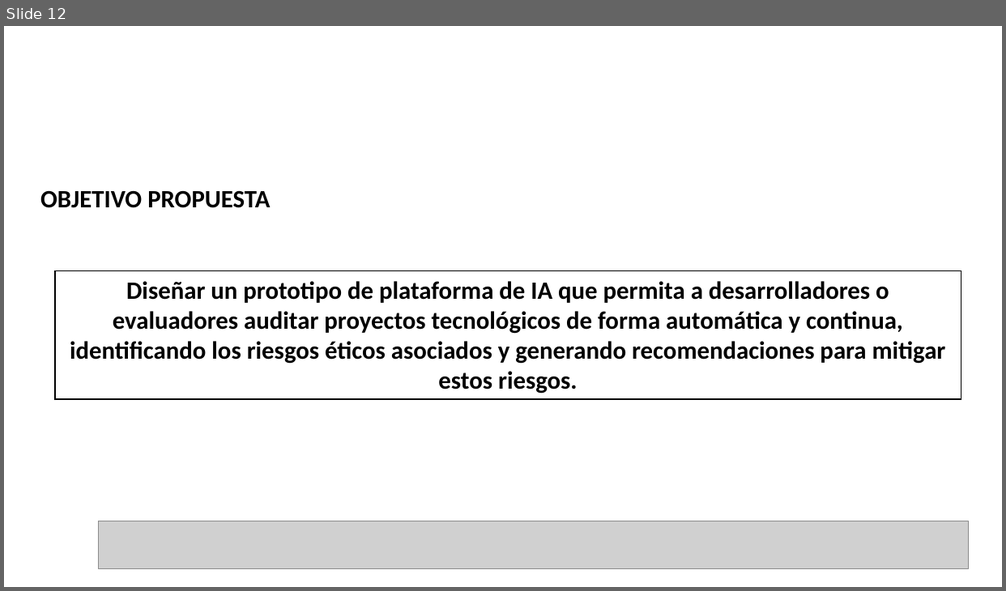
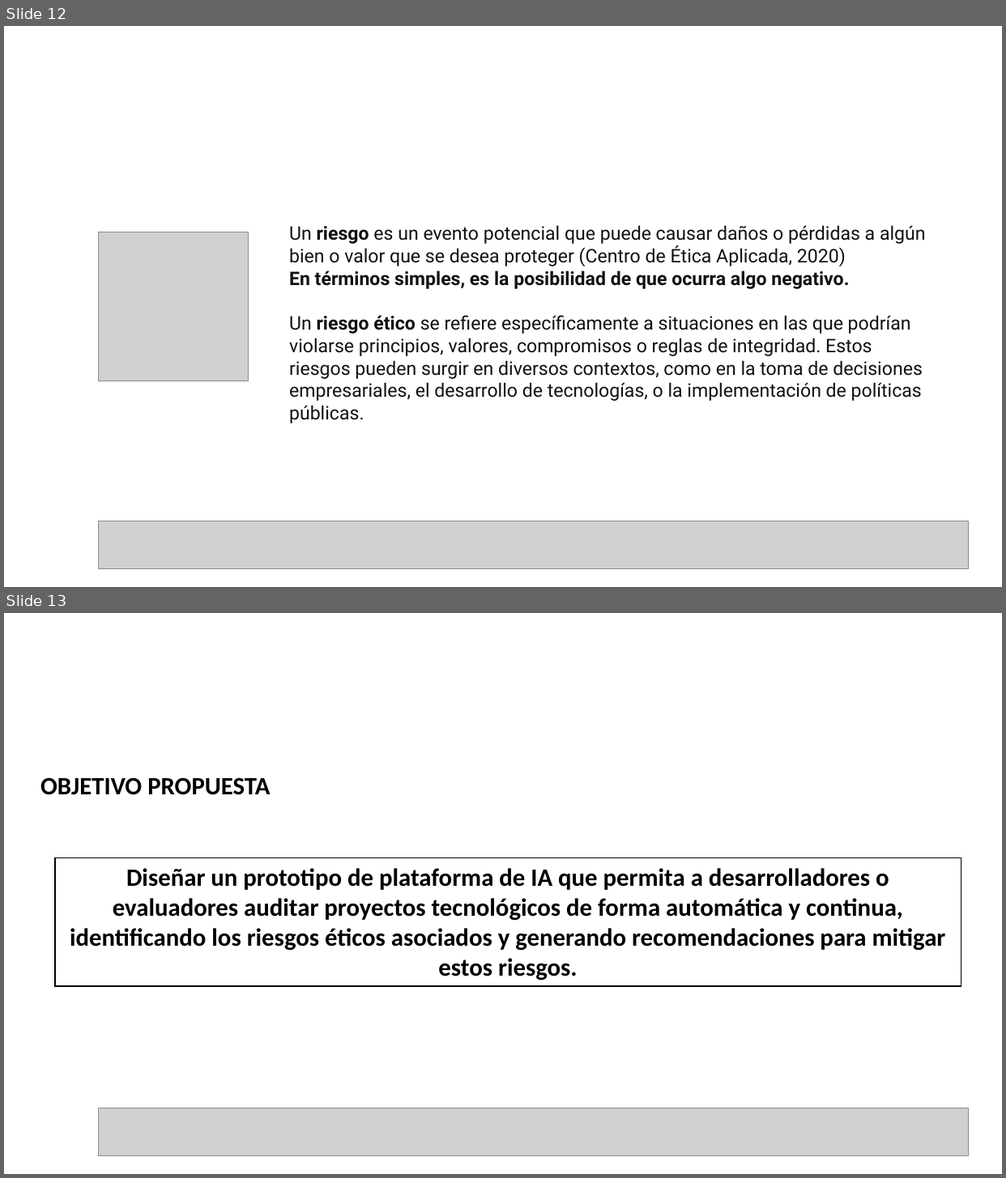
Before and after one commit to JCVLionHearth/datasciencecoursera, a slide deck: presentación simposio.pptx. Shown one above the other, each under a label of ours: slide 12 before the commit, slides 12 and 13 after it. The pictures are 1006x591 and 1006x1178 pixels, drawn with LibreOffice and Linux fonts; fonts in the diff are those of the drawing; grey boxes stand for pictures; background and template pictures are left out. Boxes give left, top, right and bottom in pixels: in the first picture for what was removed or moved away, otherwise in the second. Text is boxed around its words. In the diff, an @@ line names an element or a change of style, - is before the commit and + after.

```diff
--- a/presentación simposio.pptx
+++ b/presentación simposio.pptx
@@ slide 12 added at bbox=[4, 26, 1002, 587], background picture (left out) @@
@@ picture added at bbox=[98, 232, 248, 382] @@
@@ text added at bbox=[289, 225, 926, 401], 18 pt, text #111111 @@
+Un riesgo es un evento potencial que puede causar daños o pérdidas a algún bien o valor que se desea proteger (Centro de Ética Aplicada, 2020)
+En términos simples, es la posibilidad de que ocurra algo negativo.
+Un riesgo ético se refiere específicamente a situaciones en las que podrían violarse principios, valores, compromisos o reglas de integridad. Estos riesgos pueden surgir en diversos contextos, como en la toma de decisiones empresariales, el desarrollo de tecnologías, o la implementación de políticas públicas.
@@ picture added at bbox=[98, 522, 968, 570] @@
@@ what was slide 12 is now slide 13 @@
```
Also in this commit, not shown: 9 slides changed, 1 other slide added, 1 slide removed.
